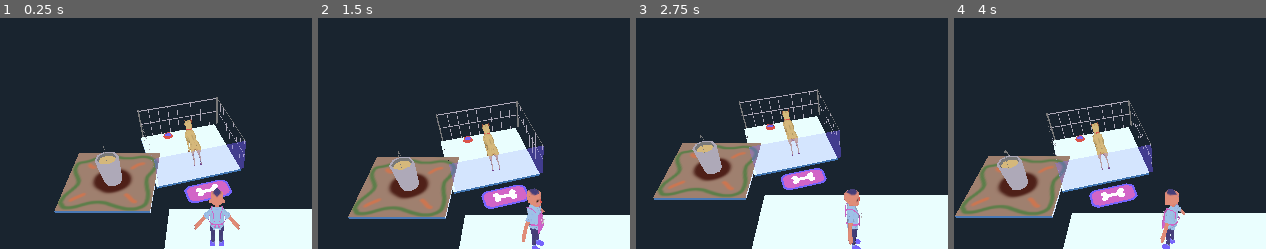
Above: before the commit, frames 1-4 (left to right).
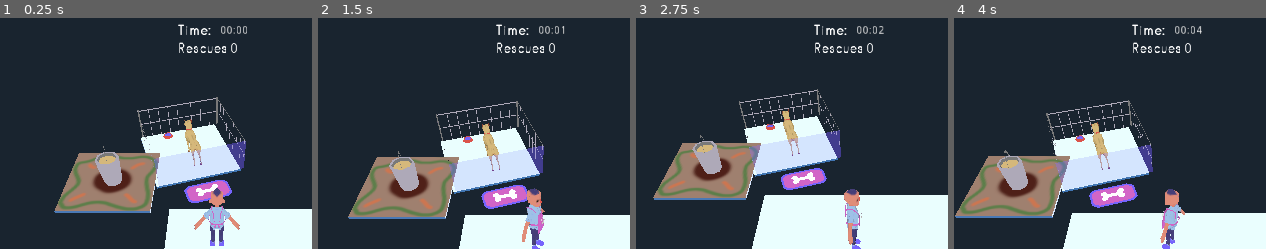
Above: after the commit, the same moments.

Repository: DevinPentecost/ld42
Game: Godot game, scene res://test_scenes/CharacterTest.tscn
The game is run twice, just before and just after one commit, with the same random seed, the same clock (stepped at 60 frames per second) and the same inputs. The project has no main scene, so this scene is started directly.
Inputs (mouse positions are % of the whole screen's width and height, from its top left):
- Up to frame 1 (0.25 s): no input
- Up to frame 2 (1.5 s): tap Enter at 0.5 s; move the mouse to (64, 44) at 0.52 s; hold D (player_move_right) 0.53-1.28 s; tap Space (player_action) at 0.6, 1.35 s; click (64, 44) at 0.67 s; move the mouse to (10, 54) at 1.27 s; hold S (player_move_down) from 1.28 s (still down); click (10, 54) at 1.42 s
- Up to frame 3 (2.75 s): move the mouse to (49, 27) at 2.02 s; release S (player_move_down) at 2.03 s; hold D (player_move_right) from 2.03 s (still down); tap Space (player_action) at 2.1 s; click (49, 27) at 2.17 s
- Up to frame 4 (4 s): move the mouse to (30, 70) at 2.77 s; release D (player_move_right) at 2.78 s; hold W (player_move_up) 2.78-3.53 s; tap Space (player_action) at 2.85, 3.6 s; click (30, 70) at 2.92 s; move the mouse to (74, 65) at 3.52 s; hold A (player_move_left) from 3.53 s (still down); click (74, 65) at 3.67 s
The pictures show only the part of the screen within x 1-51%, y 0-50%; the shares and areas given below are measured in that part.

The runs differ from the first frame. In frame 1, 0.7% of the frame differs, in the area x 57-80%, y 2-16%; in frame 2, 0.6%; in frame 3, 0.7%; in frame 4, 0.7%.

Commit message:
Tied up scores and fixed some events
The debug doggy won't count for points sorry

Diff:
--- a/project/objects/game/GameController.gd
+++ b/project/objects/game/GameController.gd
@@ -156,3 +156,6 @@
 
 	#Spawn another one!
 	_start_dog_spawn()
+
+func _on_Kennel_dog_status_changed():
+	pass # replace with function body
--- a/project/objects/kennel/Kennel.gd
+++ b/project/objects/kennel/Kennel.gd
@@ -86,11 +86,11 @@
 		_active = false
 
 func _on_Dog_adopted():
+	#Announce we got the dog adopted
+	emit_signal("dog_adopted")
+
 	#Make some changes to the kennel if needed
 
 	#Get rid of the dog since it's happy
 	_active_dog_node.queue_free()
 	_active_dog_node = null
-
-	#Announce we got the dog adopted
-	emit_signal("dog_adopted")
--- a/project/objects/ui/GUI.gd
+++ b/project/objects/ui/GUI.gd
@@ -29,7 +29,9 @@
 
 
 func _on_GameController_score_changed(time, adoptions):
-	pass
+
+	#Update the score container
+	$ScoreContainer.set_score(time, adoptions)
 
 func _on_GameController_food_changed(food):
 	pass
--- a/project/objects/ui/GUI.tscn
+++ b/project/objects/ui/GUI.tscn
@@ -1,10 +1,13 @@
-[gd_scene load_steps=3 format=2]
+[gd_scene load_steps=4 format=2]
 
 [ext_resource path="res://objects/ui/GUI.gd" type="Script" id=1]
 [ext_resource path="res://objects/ui/BioContainer.tscn" type="PackedScene" id=2]
+[ext_resource path="res://objects/ui/ScoreContainer.tscn" type="PackedScene" id=3]
 
 [node name="GUI" type="Node"]
 
 script = ExtResource( 1 )
 
 [node name="BioContainer" parent="." index="0" instance=ExtResource( 2 )]
+
+[node name="ScoreContainer" parent="." index="1" instance=ExtResource( 3 )]
--- /dev/null
+++ b/project/objects/ui/ScoreContainer.gd
@@ -0,0 +1,26 @@
+extends VBoxContainer
+
+# class member variables go here, for example:
+# var a = 2
+# var b = "textvar"
+
+func _ready():
+	# Called when the node is added to the scene for the first time.
+	# Initialization here
+	pass
+
+#func _process(delta):
+#	# Called every frame. Delta is time since last frame.
+#	# Update game logic here.
+#	pass
+
+func set_score(time, adoptions):
+
+	#Set the time
+	var seconds = int(time) % 60
+	var minutes = int(time/60)
+	var time_text = "%02d:%02d" % [minutes, seconds]
+	$TimeContainer/TimeNumber.text = time_text
+
+	#Set the rescues
+	$RescueContainer/ScoreNumber.text = str(adoptions)
--- a/project/objects/ui/ScoreContainer.tscn
+++ b/project/objects/ui/ScoreContainer.tscn
@@ -1,52 +1,19 @@
-[gd_scene load_steps=5 format=2]
+[gd_scene load_steps=4 format=2]
 
-[ext_resource path="res://fonts/fontbold.tres" type="DynamicFont" id=1]
-[ext_resource path="res://fonts/fontlight.tres" type="DynamicFont" id=2]
+[ext_resource path="res://objects/ui/ScoreContainer.gd" type="Script" id=1]
+[ext_resource path="res://fonts/fontbold.tres" type="DynamicFont" id=2]
+[ext_resource path="res://fonts/fontlight.tres" type="DynamicFont" id=3]
 
-[sub_resource type="GDScript" id=1]
+[node name="ScoreContainer" type="VBoxContainer"]
 
-script/source = "extends HBoxContainer
-
-signal SetScoreSignal(score)
-
-var _wiggleDuration = 1.0
-var _wiggleCur = 0.0
-
-func SetScore(score):
-	self.emit_signal(\"SetScoreSignal\", score)
-	_wiggleCur = 0.0
-
-func _ready():
-	_wiggleCur = _wiggleDuration
-	self.SetScore(0)
-
-func _process(delta):
-	_wiggleCur = _wiggleCur + delta
-	if _wiggleCur >= _wiggleDuration:
-		self.rect_rotation = 0.0
-		return
-	self.rect_rotation = cos(_wiggleCur * 8.0) * 2.0"
-
-[sub_resource type="GDScript" id=2]
-
-script/source = "extends Label
-
-func _ready():
-	self.get_parent().connect(\"SetScoreSignal\", self, \"_setScore\")
-
-func _setScore(score):
-	self.text = str(score)"
-
-[node name="ScoreContainer" type="HBoxContainer"]
-
-anchor_left = 0.0
+anchor_left = 0.5
 anchor_top = 0.0
-anchor_right = 0.0
+anchor_right = 0.5
 anchor_bottom = 0.0
-margin_left = 21.0
-margin_top = 540.0
-margin_right = 97.0
-margin_bottom = 580.0
+margin_left = -50.0
+margin_top = 15.0
+margin_right = 50.0
+margin_bottom = 65.0
 rect_pivot_offset = Vector2( 0, 0 )
 rect_clip_content = false
 mouse_filter = 1
@@ -54,40 +21,33 @@
 size_flags_horizontal = 1
 size_flags_vertical = 1
 alignment = 0
-script = SubResource( 1 )
+script = ExtResource( 1 )
+_sections_unfolded = [ "Anchor", "Margin" ]
 
-[node name="Label" type="Label" parent="." index="0"]
+[node name="TimeContainer" type="HBoxContainer" parent="." index="0"]
 
 anchor_left = 0.0
 anchor_top = 0.0
 anchor_right = 0.0
 anchor_bottom = 0.0
-margin_top = 10.0
-margin_right = 63.0
-margin_bottom = 29.0
+margin_right = 100.0
+margin_bottom = 19.0
 rect_pivot_offset = Vector2( 0, 0 )
 rect_clip_content = false
-mouse_filter = 2
+mouse_filter = 1
 mouse_default_cursor_shape = 0
 size_flags_horizontal = 1
-size_flags_vertical = 4
-custom_fonts/font = ExtResource( 1 )
-text = "Rescues"
-percent_visible = 1.0
-lines_skipped = 0
-max_lines_visible = -1
-_sections_unfolded = [ "custom_fonts" ]
+size_flags_vertical = 1
+alignment = 0
 
-[node name="ScoreNumber" type="Label" parent="." index="1"]
+[node name="TimeLabel" type="Label" parent="TimeContainer" index="0"]
 
 anchor_left = 0.0
 anchor_top = 0.0
 anchor_right = 0.0
 anchor_bottom = 0.0
-margin_left = 67.0
-margin_top = 10.0
-margin_right = 94.0
-margin_bottom = 29.0
+margin_right = 50.0
+margin_bottom = 19.0
 rect_pivot_offset = Vector2( 0, 0 )
 rect_clip_content = false
 mouse_filter = 2
@@ -95,9 +55,89 @@
 size_flags_horizontal = 1
 size_flags_vertical = 4
 custom_fonts/font = ExtResource( 2 )
+text = "Time: "
+percent_visible = 1.0
+lines_skipped = 0
+max_lines_visible = -1
+_sections_unfolded = [ "custom_fonts" ]
+
+[node name="TimeNumber" type="Label" parent="TimeContainer" index="1"]
+
+anchor_left = 0.0
+anchor_top = 0.0
+anchor_right = 0.0
+anchor_bottom = 0.0
+margin_left = 54.0
+margin_top = 2.0
+margin_right = 90.0
+margin_bottom = 16.0
+rect_pivot_offset = Vector2( 0, 0 )
+rect_clip_content = false
+mouse_filter = 2
+mouse_default_cursor_shape = 0
+size_flags_horizontal = 1
+size_flags_vertical = 4
+text = "12:34"
+percent_visible = 1.0
+lines_skipped = 0
+max_lines_visible = -1
+
+[node name="RescueContainer" type="HBoxContainer" parent="." index="1"]
+
+anchor_left = 0.0
+anchor_top = 0.0
+anchor_right = 0.0
+anchor_bottom = 0.0
+margin_top = 23.0
+margin_right = 100.0
+margin_bottom = 42.0
+rect_pivot_offset = Vector2( 0, 0 )
+rect_clip_content = false
+mouse_filter = 1
+mouse_default_cursor_shape = 0
+size_flags_horizontal = 1
+size_flags_vertical = 1
+alignment = 0
+
+[node name="Label" type="Label" parent="RescueContainer" index="0"]
+
+anchor_left = 0.0
+anchor_top = 0.0
+anchor_right = 0.0
+anchor_bottom = 0.0
+margin_right = 63.0
+margin_bottom = 19.0
+rect_pivot_offset = Vector2( 0, 0 )
+rect_clip_content = false
+mouse_filter = 2
+mouse_default_cursor_shape = 0
+size_flags_horizontal = 1
+size_flags_vertical = 4
+custom_fonts/font = ExtResource( 2 )
+text = "Rescues"
+percent_visible = 1.0
+lines_skipped = 0
+max_lines_visible = -1
+_sections_unfolded = [ "custom_fonts" ]
+
+[node name="ScoreNumber" type="Label" parent="RescueContainer" index="1"]
+
+anchor_left = 0.0
+anchor_top = 0.0
+anchor_right = 0.0
+anchor_bottom = 0.0
+margin_left = 67.0
+margin_right = 94.0
+margin_bottom = 19.0
+rect_pivot_offset = Vector2( 0, 0 )
+rect_clip_content = false
+mouse_filter = 2
+mouse_default_cursor_shape = 0
+size_flags_horizontal = 1
+size_flags_vertical = 4
+custom_fonts/font = ExtResource( 3 )
 text = "999"
 percent_visible = 1.0
 lines_skipped = 0
 max_lines_visible = -1
-script = SubResource( 2 )
 _sections_unfolded = [ "custom_fonts" ]
--- a/project/test_scenes/CharacterTest.tscn
+++ b/project/test_scenes/CharacterTest.tscn
@@ -58,3 +58,5 @@
 [node name="FoodBucket" parent="." index="7" instance=ExtResource( 7 )]
 
 transform = Transform( 1, 0, 0, 0, 1, 0, 0, 0, 1, 3.84646, 0, -4.79574 )
+
+[connection signal="dog_status_changed" from="Kennel" to="GameController" method="_on_Kennel_dog_status_changed"]
